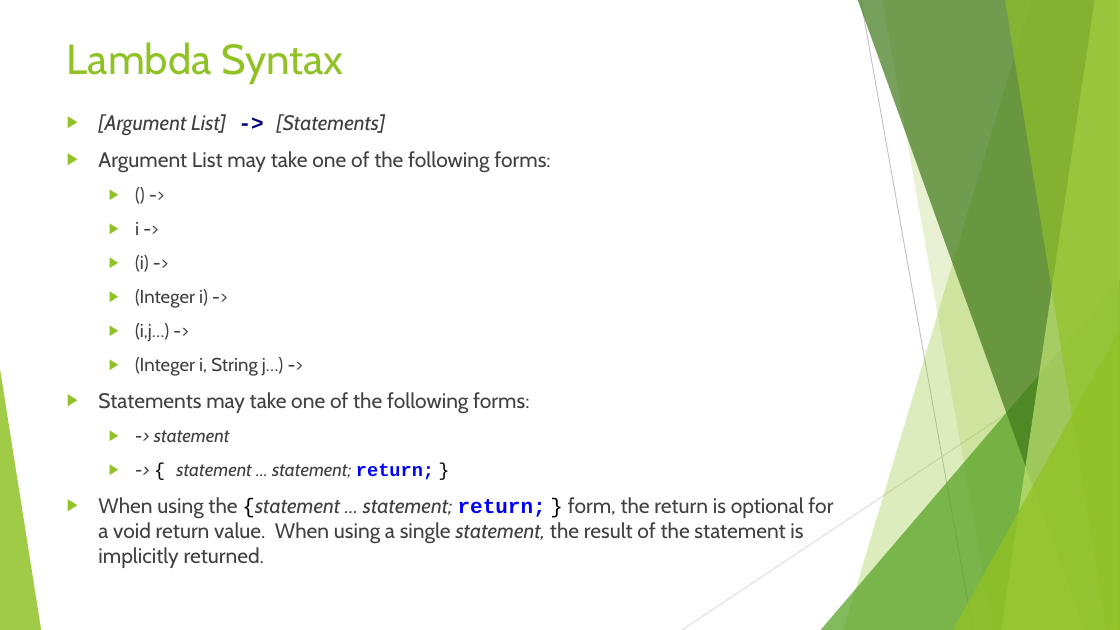
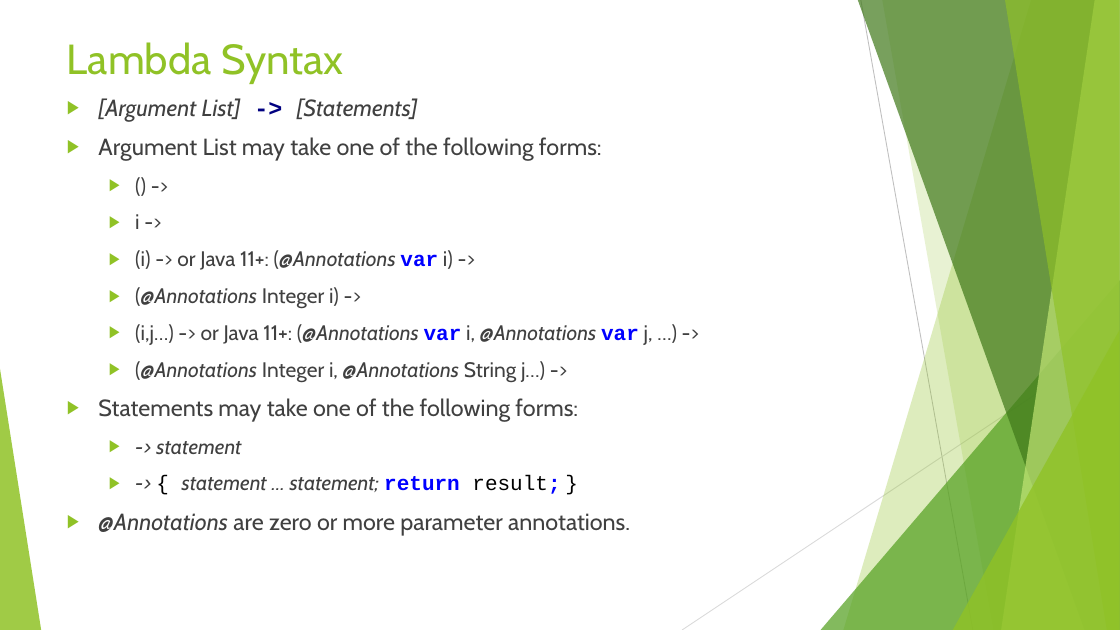
Before and after one commit to RichardRoda/2017-CodePaLOUsa-Lambda, a slide deck: slide 5 of Learning to Love the Lambda in the Stream.pptx. Drawn at 1120x630 pixels with LibreOffice and Linux fonts; fonts in the diff are those of the drawing. Boxes give left, top, right and bottom in pixels: in the first picture for what was removed or moved away, otherwise in the second. Text is boxed around its words. In the diff, an @@ line names an element or a change of style, - is before the commit and + after.

Commit message:
Get slides up to date with Java 18 (suggested by Grant C.).  Make some examples more concrete so that it is more apparent how lambdas can help in day to day code (suggested by Babu P).

```diff
--- a/Learning to Love the Lambda in the Stream.pptx
+++ b/Learning to Love the Lambda in the Stream.pptx
@@ text "[Argument List] -> [Statements]": place and size @@
-text "[Argument List] -> [Statements]" at bbox=[98, 114, 833, 568]
+text "[Argument List] -> [Statements]" at bbox=[98, 98, 653, 536]
@@ text at bbox=[98, 98, 602, 454]: size 18 to 20 pt in "[Argument List] -> [Statements]", "Argument List may take one of the ...", "Statements may take one of the following ..."; size 16 to 18 pt in "() ->", "i ->", "-> statement" @@
@@ text at bbox=[135, 250, 653, 383]: text changed; size 16 to 18 pt @@
-  ▶ (i) ->
-  ▶ (Integer i) ->
-  ▶ (i,j…) ->
-  ▶ (Integer i, String j…) ->
+  ▶ (i) -> or Java 11+: (@Annotations var i) ->
+  ▶ (@Annotations Integer i) ->
+  ▶ (i,j…) -> or Java 11+: (@Annotations var i, @Annotations var j, …) ->
+  ▶ (@Annotations Integer i, @Annotations String j…) ->
@@ text at bbox=[98, 475, 630, 536]: text changed; size 18 to 20 pt @@
-  ▶ -> { statement … statement; return; }
-▶ When using the {statement … statement; return; } form, the return is optional for a void return value. When using a single statement, the result of the statement is implicitly returned.
+  ▶ -> { statement … statement; return result; }
+▶ @Annotations are zero or more parameter annotations.
```
Also in this commit, not shown: 9 other slides changed, 3 slides added, 1 other file.
